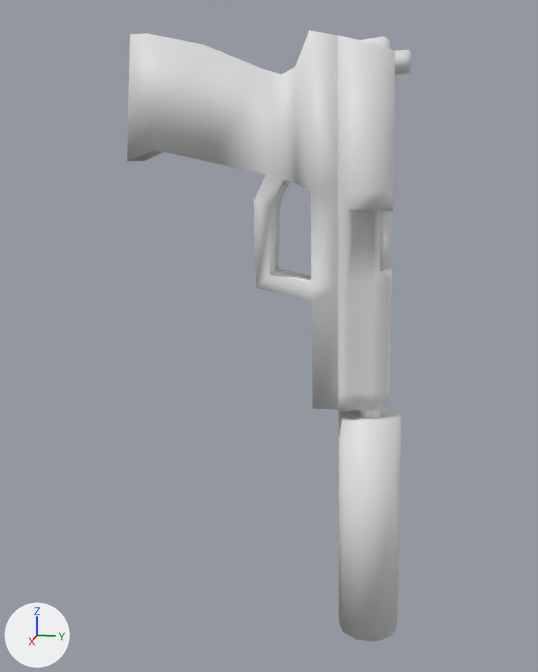
Before and after pictures for a commit that changed the FBX model RetroEngine.Desktop/Content/pistol.fbx.
Rendered twice from a 50 mm camera at (0.2182, -0.02, -0.138) aimed at (0.0434, -0.0549, -0.1817). Every picture has the same lights, and +X, +Y and +Z are marked at lower left. Where no turn or scale is listed for an object, it has been applied to the vertices.

Before the edit, the objects in view are built like this:
```python
me_glock_reference = bpy.data.meshes.new('glock_reference')
me_glock_reference.from_pydata(...)  # 206 vertices, 368 faces; spans x 0.0369..0.0513, y -0.0873..-0.0208, z -0.258..-0.1122
ob_glock_reference = bpy.data.objects.new('glock_reference', me_glock_reference)
ob_glock_reference.location = (0.0, 0.0, 0.0)
```
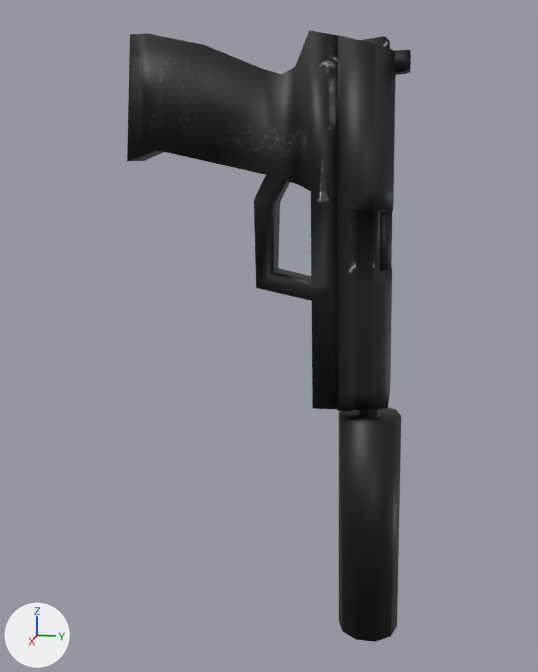
The newer file is also turned or shifted as a whole; pictures and numbers use the older file's frame.

Location of each change, [x1, y1, x2, y2] in pixels of the pictures (538 x 672 px):
'glock_reference', recoloured (grey to black): [127, 30, 411, 642] in both

What the commit changed:
Picture 'USP.png' (img_usp_png) is new.
Material 'Material.001' (mat_material_001) is new.
Its texture is img_usp_png.
me_glock_reference has 206 vertices, 368 faces and spans x 0.0369..0.0513, y -0.0873..-0.0208, z -0.258..-0.1122.
me_glock_reference now uses material mat_material_001 (picture img_usp_png).
